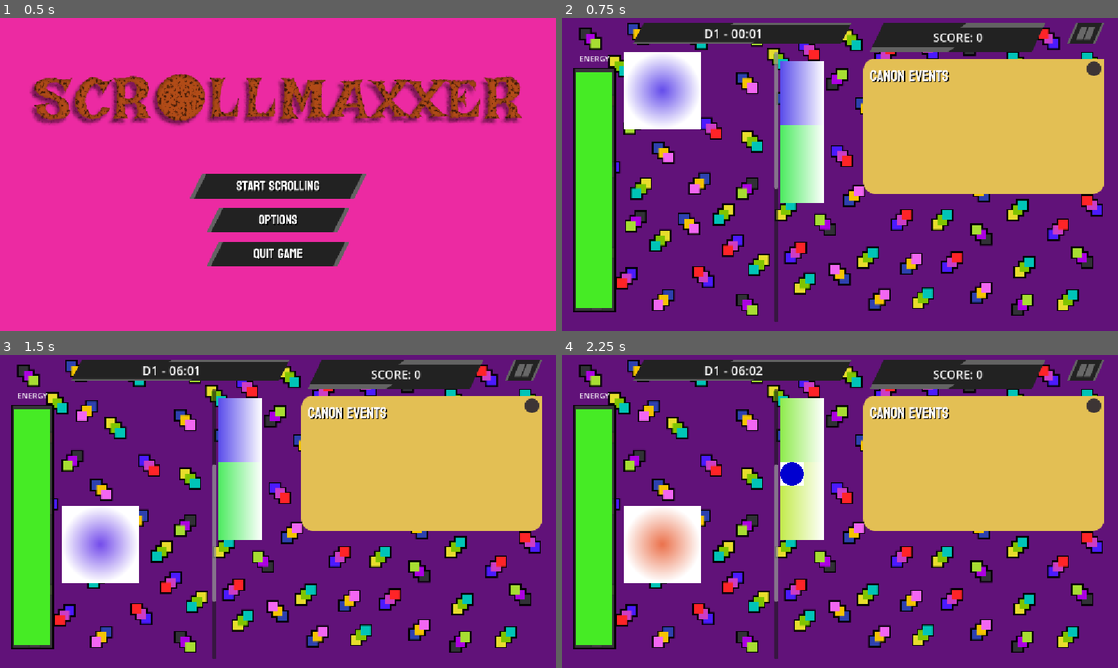
Above: before the commit, frames 1-4 (two rows, left to right).
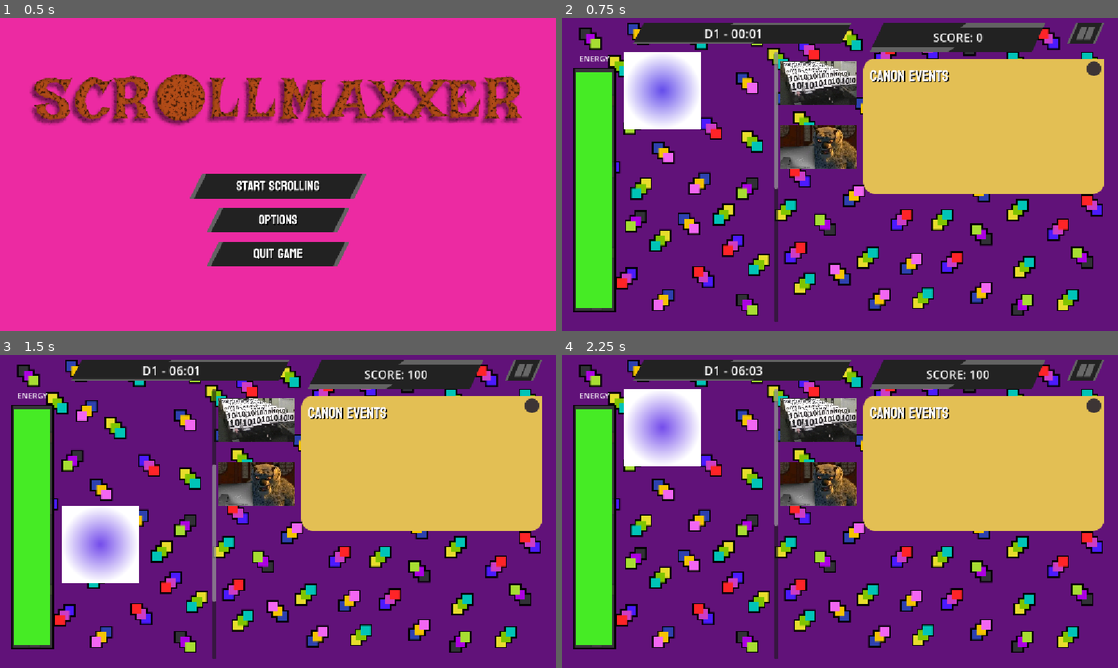
Above: after the commit, the same moments.

Repository: shi-reker/ScrollMaxxer
Game: Godot game, scene res://Scenes/main_menu.tscn
Two runs of this game, one before a commit and one after it. Both use one fixed random seed, a clock stepped at 60 frames per second and the inputs below. The engine's default icon, where the game draws it, is replaced by a stand-in: a white triangle on a blue panel in a dark square.
Inputs (mouse positions are in pixels of both pictures, inside the frame that each line leads up to):
- Up to frame 1 (0.5 s): no input
- Up to frame 2 (0.75 s): click (840, 187) at 0.5 s
- Up to frame 3 (1.5 s): click (227, 398) at 1.25 s
- Up to frame 4 (2.25 s): click (789, 461) at 2 s

Frame 1 is identical in both runs. In frame 2, 5.1% of the frame differs, in the area x 39-53%, y 13-60%; in frame 3, 5.3%; in frame 4, 13%, in the area x 11-77%, y 3-79%.
Error after the commit: Invalid assignment of property or key 'visible' with value of type 'bool' on a base object of type 'Nil'. (res://scripts/memes/meme_manager.gd:37)

Commit message:
combo counter updates

Diff:
--- a/Scenes/main.tscn
+++ b/Scenes/main.tscn
@@ -19,6 +19,7 @@
 [ext_resource type="Texture2D" uid="uid://bnk3bijegpm7t" path="res://assets/UI/energy bar fill.png" id="17_h1bgf"]
 [ext_resource type="Script" uid="uid://c1o0exdrug8nc" path="res://scripts/energy_bar.gd" id="18_hibaj"]
 [ext_resource type="Script" uid="uid://bca1gqk2wtdgm" path="res://scripts/effect_manager.gd" id="19_fevyy"]
+[ext_resource type="Script" uid="uid://c2bfjoyk8fehu" path="res://scripts/combo_counter.gd" id="19_hibaj"]
 
 [sub_resource type="SystemFont" id="SystemFont_pkeh2"]
 subpixel_positioning = 0
@@ -34,13 +35,14 @@
 font = SubResource("SystemFont_c53bp")
 font_size = 24
 
-[node name="Main" type="Node2D" unique_id=1606289912 node_paths=PackedStringArray("cur_content", "content_manager", "meme_manager", "clock", "energyBar", "effect_manager", "pause", "scoreBoard", "to_do_list")]
+[node name="Main" type="Node2D" unique_id=1606289912 node_paths=PackedStringArray("cur_content", "content_manager", "meme_manager", "clock", "energyBar", "combo_counter", "effect_manager", "pause", "scoreBoard", "to_do_list")]
 script = ExtResource("1_fdnlq")
 cur_content = NodePath("BG layer/UI layer/ContentManager/ContentList/Content")
 content_manager = NodePath("BG layer/UI layer/ContentManager")
 meme_manager = NodePath("BG layer/UI layer/MemeManager")
 clock = NodePath("BG layer/UI layer/TimeCounter/Date&TimeText")
 energyBar = NodePath("BG layer/UI layer/EnergyBar")
+combo_counter = NodePath("BG layer/UI layer/ComboCounter")
 effect_manager = NodePath("EffectManager")
 pause = NodePath("BG layer/UI layer/PauseButton")
 scoreBoard = NodePath("BG layer/UI layer/ScoreCounter/ScoreText")
@@ -245,6 +247,14 @@
 text = "Energy"
 uppercase = true
 
+[node name="ComboCounter" type="Control" parent="BG layer/UI layer" unique_id=1763255423]
+layout_mode = 3
+anchors_preset = 0
+offset_right = 40.0
+offset_bottom = 40.0
+script = ExtResource("19_hibaj")
+metadata/_custom_type_script = "uid://c2bfjoyk8fehu"
+
 [node name="EffectManager" type="Node" parent="." unique_id=744317371]
 script = ExtResource("19_fevyy")
 
--- a/scripts/main/main.gd
+++ b/scripts/main/main.gd
@@ -5,7 +5,10 @@
 var hr:int = 6
 var day:int = 1
 var clockCounter:float = 0
-var score: int = 0
+var score: int = 0:
+	set(value):
+		score = value
+		update_score(value)
 var energy:int = 100:
 	set(value):
 		value = clamp(value, 0, 100)
@@ -16,8 +19,14 @@
 @onready var emotion: Enums.Emo = Enums.Emo.values().pick_random()
 
 signal hourhand(t:int)
-var combo: int = 0
 var isTimeStopped:bool = false
+var combo: int = 0:
+	set(value):
+		if value < combo:
+			combo_counter.increase_animation(value)
+		else:
+			combo_counter.decrease_animation(value)
+		combo = value
 
 @export var cur_content: Content
 @export var content_manager: ContentManager
@@ -49,12 +58,14 @@
 			to_do_list.toggle_progress.emit(true)
 		clockCounter += delta
 
-func _on_meme_manager_meme_selected(meme: Meme) -> void:
-	if meme.meme_stats.emo == emotion and meme.meme_stats.genre == cur_content.content_stats.genre:
-		score += score_add
-		print_debug("score is", score)
+func _on_meme_manager_meme_selected(meme: Meme, is_correct: bool) -> void:
+	if is_correct:
+		combo = combo + 1
+		score = score + score_add * combo
 		correct_meme_animations()
 	else:
+		combo = combo / 2
+		print_debug("wrong")
 		wrong_meme_animations()
 
 	if meme_manager.is_effect_exist:
@@ -63,18 +74,8 @@
 
 	content_manager.next_content()
 
-func update_score():
-	score += score_add * combo
-	#print("score is ", score)
+func update_score(score: int):
 	scoreBoard.text = "score: " +str(score)
-
-func update_combo(increase: bool):
-	if increase:
-		combo+=1
-		combo_counter.increase_animation(combo)
-	else:
-		combo/=2
-		combo_counter.decrease_animation(combo)
 
 func update_clock_and_energy():
 	while min >= 60:
@@ -103,7 +104,6 @@
 	var content_genre: Enums.Genre = new_content.content_stats.genre
 	print_debug("new content genre is ", content_genre)
 	meme_manager.reload_memes(content_genre, emotion)
-	update_score()
 
 func _on_pause_button_pressed() -> void:
 	MenuChanges.dateNtime = [day, hr, min]
--- a/scripts/memes/meme.gd
+++ b/scripts/memes/meme.gd
@@ -6,7 +6,7 @@
 @export var max_y: int = 160
 @export var meme_sprite: TextureRect
 @export var effect_sprite: TextureRect
-
+@export var hint: TextureRect
 
 @export var meme_stats: MemeStats:
 	set(value):
--- a/scripts/memes/meme_manager.gd
+++ b/scripts/memes/meme_manager.gd
@@ -27,14 +27,14 @@
 	print(Enums.Emo.find_key(emotion), Enums.Genre.find_key(content_genre))
 	#var correct_meme: Enums.Meme = Enums.meme_of_g_and_e[content_genre][emotion].pick_random()
 	var correct_meme: Enums.Meme = Enums.meme_of_g_and_e[0][0].pick_random()
-	print("correct meme is")
 
 	leftover_memes.erase(correct_meme)
 	memes_on_hand = [correct_meme]
 	correct_meme_node = meme_nodes.pick_random()
-	print("correct meme is ",correct_meme_node.name)
+
 	for meme in meme_nodes:
 		var new_meme_stats: MemeStats
+		meme.hint.visible = meme == correct_meme_node
 		if meme == correct_meme_node:
 			new_meme_stats = Enums.meme_resource[correct_meme]
 		else:
@@ -70,7 +70,7 @@
 
 func _on_meme_pressed(pressed_meme: Meme) -> void:
 	print_debug(pressed_meme.meme_stats.code)
-	meme_selected.emit(pressed_meme)
+	meme_selected.emit(pressed_meme, pressed_meme.name == correct_meme_node.name)
 
 var texture_of_effect: Dictionary[Enums.Effect, Texture2D] = {
 	Enums.Effect.MORE_ENERGY: load("res://assets/temp_effect_sprite.tres"),
